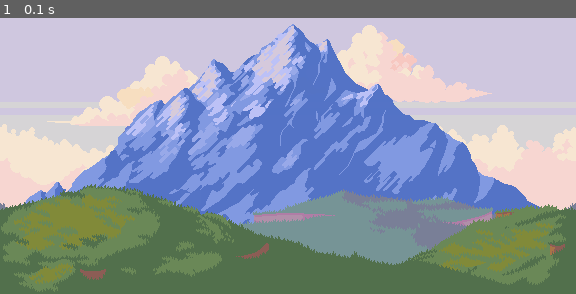
Above: before the commit, frame 1.
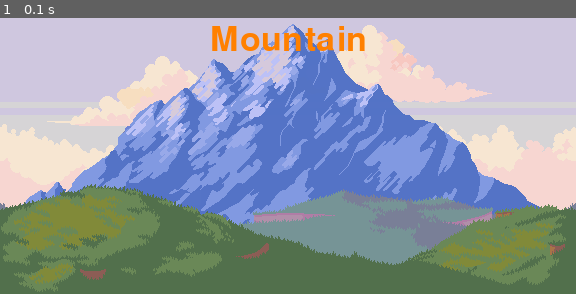
Above: after the commit, the same moment.

Repository: RennanBaccili/PyGameProject
Game: pygame game, started from main.py
Two runs of this game, one before a commit and one after it. Both use one fixed random seed, a clock stepped at 60 frames per second and the inputs below.
Inputs:
- Up to frame 1 (0.1 s): no input

The runs differ from the first frame. In frame 1, 1.2% of the frame differs, in the area x 36-64%, y 2-12%.

Commit message:
código para criar imagens para o pygame a partir de texto

Diff:
--- /dev/null
+++ b/code/Const.py
@@ -0,0 +1,2 @@
+WIN_W = 576
+WIN_H = 324
--- a/code/Game.py
+++ b/code/Game.py
@@ -2,16 +2,18 @@
 # -*- coding: utf-8 -*-
 import pygame
 
+
 from code.Menu import Menu
+from code.Const import WIN_H, WIN_W
 
 
 class Game:
     def __init__(self):
         pygame.init()
-        self.window = pygame.display.set_mode(size=(576, 324))
+        self.window = pygame.display.set_mode(size=(WIN_W, WIN_H))
 
     def run(self):
+
         while True:
             menu = Menu(self.window)
             menu.run()
-            pass
--- a/code/Menu.py
+++ b/code/Menu.py
@@ -1,7 +1,9 @@
 #!/usr/bin/python
 # -*- coding: utf-8 -*-
 import pygame.image
-from pygame import Surface
+from pygame import Surface, Rect
+from pygame.font import Font
+from code.Const import WIN_W
 
 
 class Menu:
@@ -10,8 +12,25 @@
         self.surf = pygame.image.load('./asset/menu_bg.png')
         self.rect = self.surf.get_rect(left=0, top=0)
 
-    def run(self, ):
+    def run(self):
+        # inicio o som do menu
+        pygame.mixer_music.load('./asset/menu_song.mp3')
+        pygame.mixer_music.play(-1)
+        pygame.mixer_music.set_volume(0.15)
+
+        # imagem do menu
         while True:
             self.window.blit(source=self.surf, dest=self.rect)
+            self.menu_text(50, "Mountain", (255, 128, 0), ((WIN_W / 2), 70))
             pygame.display.flip()
-        pass
+
+    def menu_text(self,
+                  text_size: int,
+                  text: str,
+                  text_color: tuple,
+                  text_center_pos: tuple):
+        text_font: Font = pygame.font.SysFont("Lacida Sans Typewriter", size=text_size)
+        text_surf: Surface = text_font.render(text, True, text_color)
+        text_rect: Rect = text_surf.get_rect(center=text_center_pos)
+        self.window.blit(source=text_surf, dest=text_rect)
+        # para atualizar a imagem, que no caso é texto criado
Not shown, added: asset/menu_song.mp3
